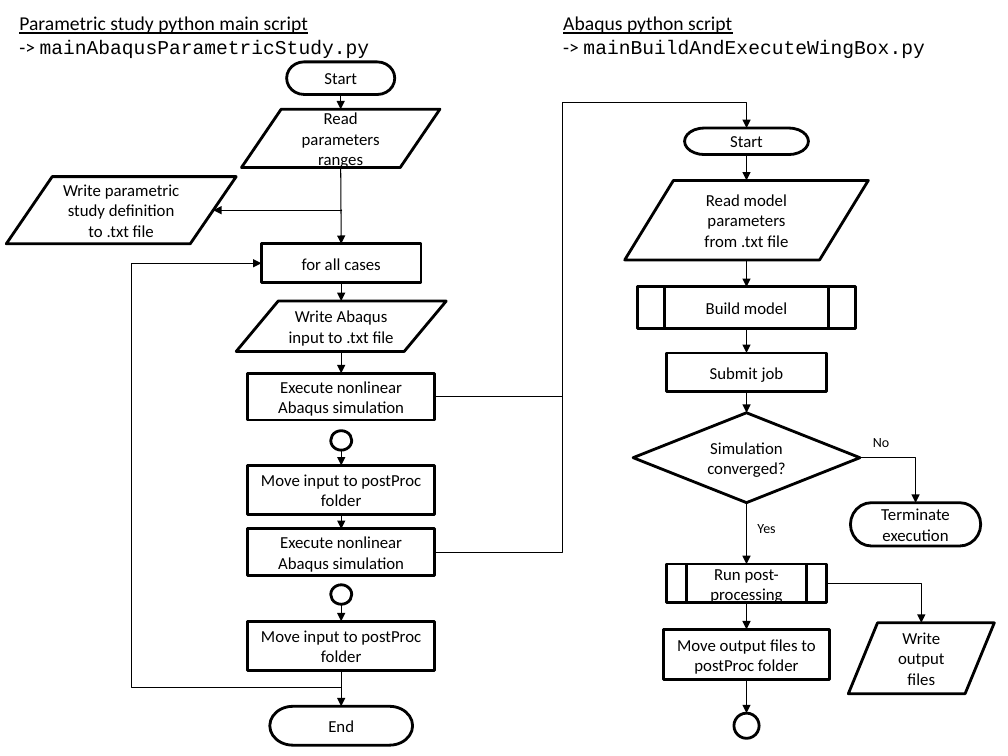
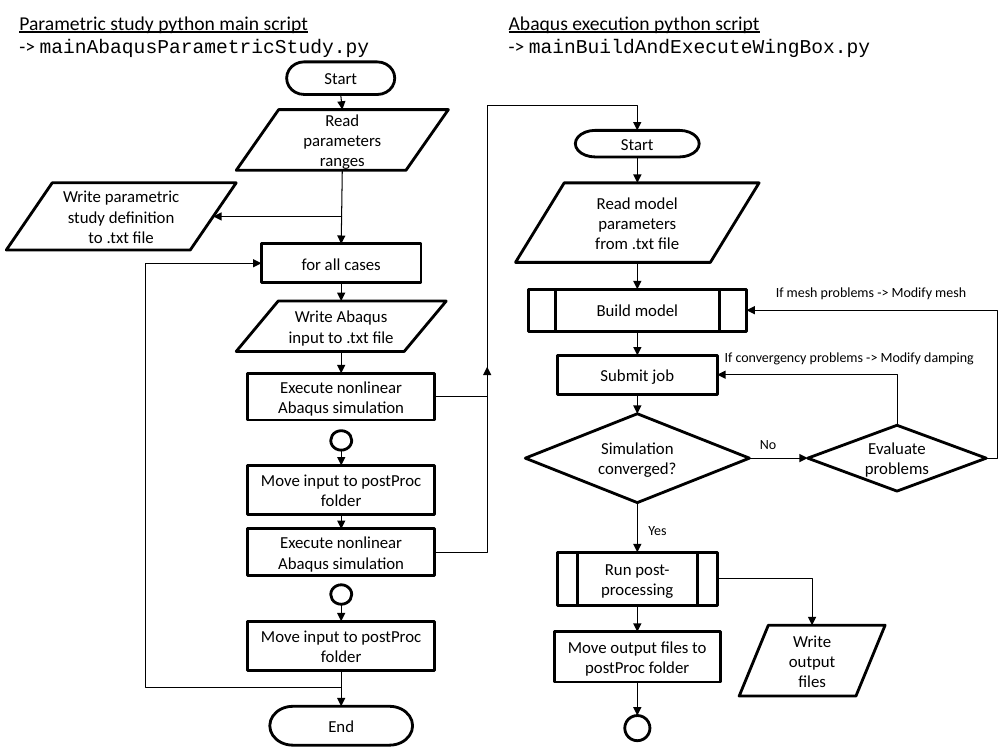
Before and after one commit to AlejandroValverde/latex, a slide deck: slide 19 of figures/figures.pptx. Drawn at 1008x756 pixels with LibreOffice and Linux fonts; fonts in the diff are those of the drawing. Boxes give left, top, right and bottom in pixels: in the first picture for what was removed or moved away, otherwise in the second. Text is boxed around its words. In the diff, an @@ line names an element or a change of style, - is before the commit and + after.

```diff
--- a/figures/figures.pptx
+++ b/figures/figures.pptx
@@ text "Abaqus execution python script": place and size @@
-text "Abaqus execution python script" at box(563, 16, 924, 58)
+text "Abaqus execution python script" at box(509, 16, 870, 57)
@@ text at box(509, 16, 759, 33): text changed @@
-Abaqus python script
+Abaqus execution python script
@@ flow chart input output "Read parameters ranges": place and size @@
-flow chart input output "Read parameters ranges" at box(242, 109, 440, 167)
+flow chart input output "Read parameters ranges" at box(236, 110, 448, 170)
@@ elbow arrow moved from (434, 396) - (747, 128) to (434, 396) - (637, 130) @@
@@ 2 arrows, 1 flow chart input output: place and size @@
-2 arrows, 1 flow chart input output at box(6, 167, 343, 244)
+2 arrows, 1 flow chart input output at box(6, 170, 343, 250)
@@ 3 arrows, 2 rectangles, 1 text, 1 ellipse: place and size @@
-3 arrows, 2 rectangles, 1 text, 1 ellipse at box(663, 154, 830, 738)
+3 arrows, 2 rectangles, 1 text, 1 ellipse at box(554, 157, 721, 741)
@@ elbow arrow (342, 670) - (261, 263): route changed @@
@@ text added at box(776, 287, 966, 300), 10 pt, text #000000 @@
+If mesh problems -> Modify mesh
@@ elbow arrow added from (986, 459) to (747, 310), #000000 0.75 pt @@
@@ text added at box(725, 352, 974, 365), 10 pt, text #000000 @@
+If convergency problems -> Modify damping
@@ elbow line moved from (434, 552) - (562, 367) to (434, 552) - (487, 367) @@
@@ elbow line (434, 552) - (487, 367): elbow line to elbow arrow @@
@@ elbow arrow added from (897, 425) to (717, 375), #000000 0.75 pt @@
@@ 3 arrows, 2 flow chart input outputs, 1 flow chart predefined process, 1 pill shape, 1 diamond: place and size @@
-3 arrows, 2 flow chart input outputs, 1 flow chart predefined process, 1 pill shape, 1 diamond at box(625, 128, 995, 694)
+3 arrows, 2 flow chart input outputs, 1 flow chart predefined process, 1 pill shape, 1 diamond at box(515, 130, 885, 696)
@@ text "No": place and size @@
-text "No" at box(873, 438, 889, 447)
+text "No" at box(760, 440, 776, 449)
@@ diamond added at box(807, 425, 986, 491), fill #FFFFFF, outline #000000 2 pt, 12 pt, text #000000 @@
+Evaluate problems
@@ elbow arrow moved from (860, 458) - (915, 503) to (749, 459) - (807, 459) @@
@@ arrow moved from (747, 503) - (747, 564) to (637, 503) - (637, 552) @@
@@ pill shape removed at box(851, 503, 981, 546) @@
-Terminate execution
@@ flow chart predefined process "Run post-processing": place and size @@
-flow chart predefined process "Run post-processing" at box(666, 564, 826, 604)
+flow chart predefined process "Run post-processing" at box(557, 552, 717, 606)
@@ elbow arrow moved from (827, 584) - (921, 623) to (717, 579) - (812, 625) @@
```
Also in this commit, not shown: 29 other files.
